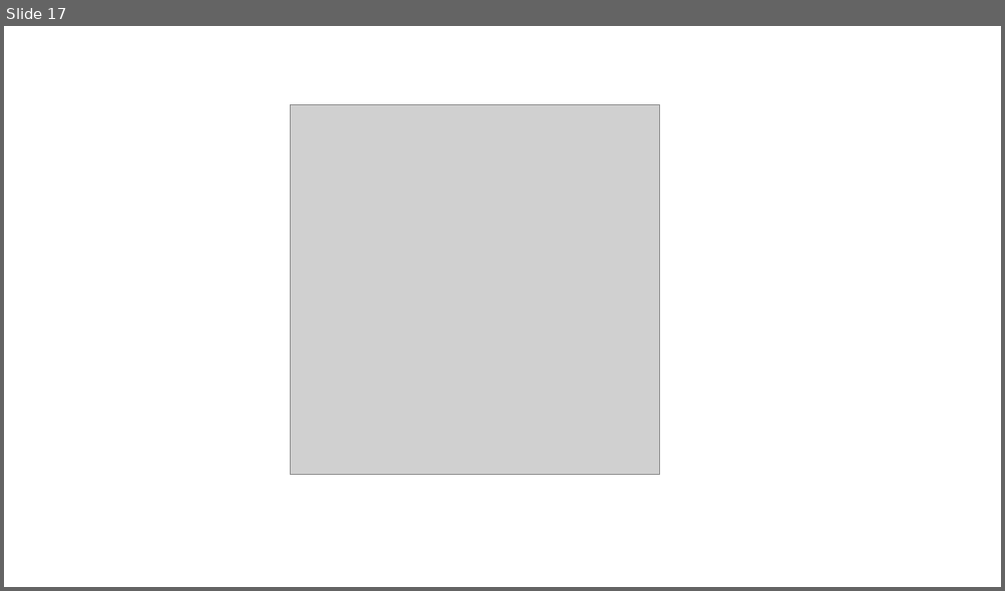
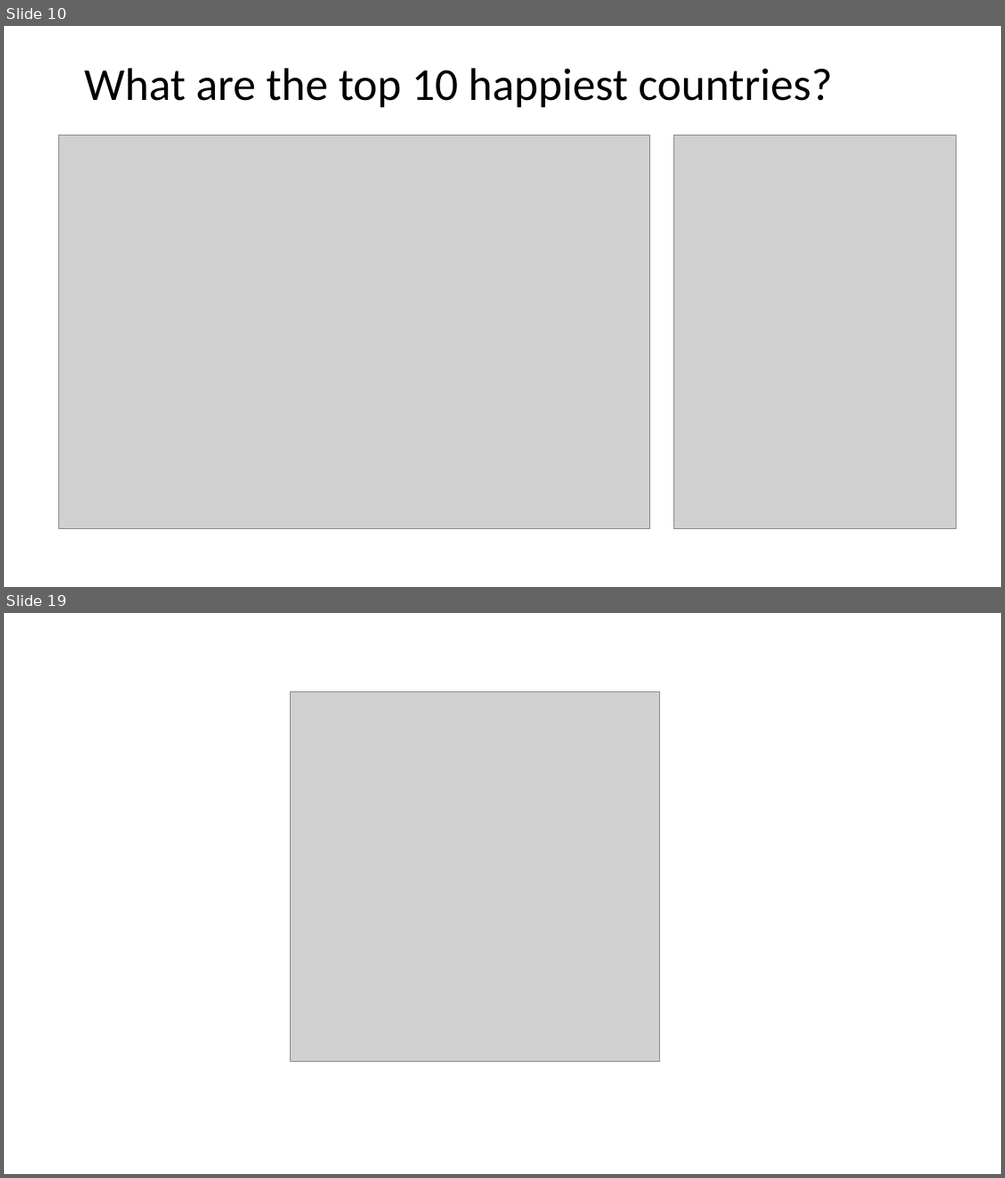
Before and after one commit to Alvin1359/world-happiness-report, a slide deck: World Happiness Report Presentation.pptx. Shown one above the other, each under a label of ours: slide 17 before the commit, slides 10 and 19 after it; the slides between them are not shown. The pictures are 1005x591 and 1005x1178 pixels, drawn with LibreOffice and Linux fonts; fonts in the diff are those of the drawing; grey boxes stand for pictures. Boxes give left, top, right and bottom in pixels: in the first picture for what was removed or moved away, otherwise in the second. Text is boxed around its words. In the diff, an @@ line names an element or a change of style, - is before the commit and + after.

```diff
--- a/World Happiness Report Presentation.pptx
+++ b/World Happiness Report Presentation.pptx
@@ slide 10 added at [4,26,1001,587], background #FFFFFF @@
@@ text added at [84,68,833,108], 44 pt, text #000000 @@
+What are the top 10 happiest countries?
@@ picture added at [58,135,650,529] @@
@@ picture added at [673,135,955,529] @@
@@ what was slide 17 is now slide 19 @@
```
Also in this commit, not shown: 8 slides changed, 7 other slides added, 6 slides removed, 3 other files.
